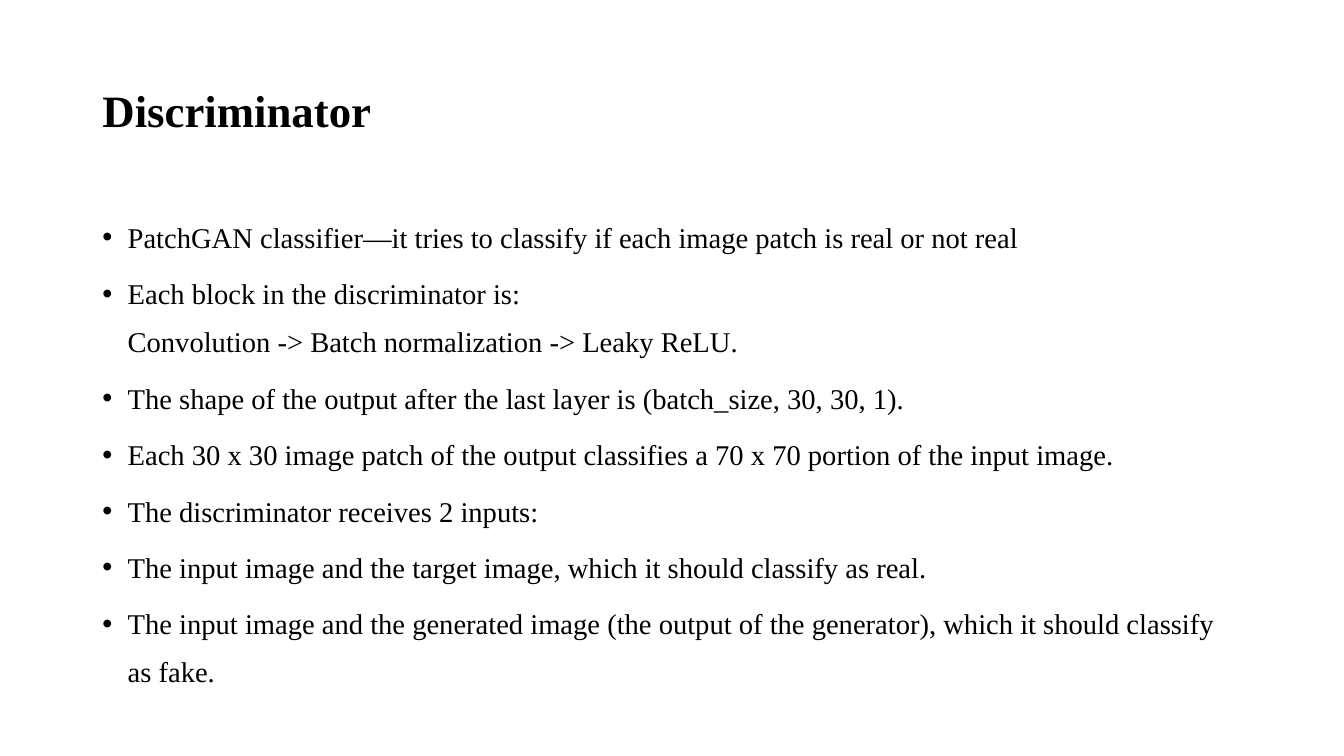
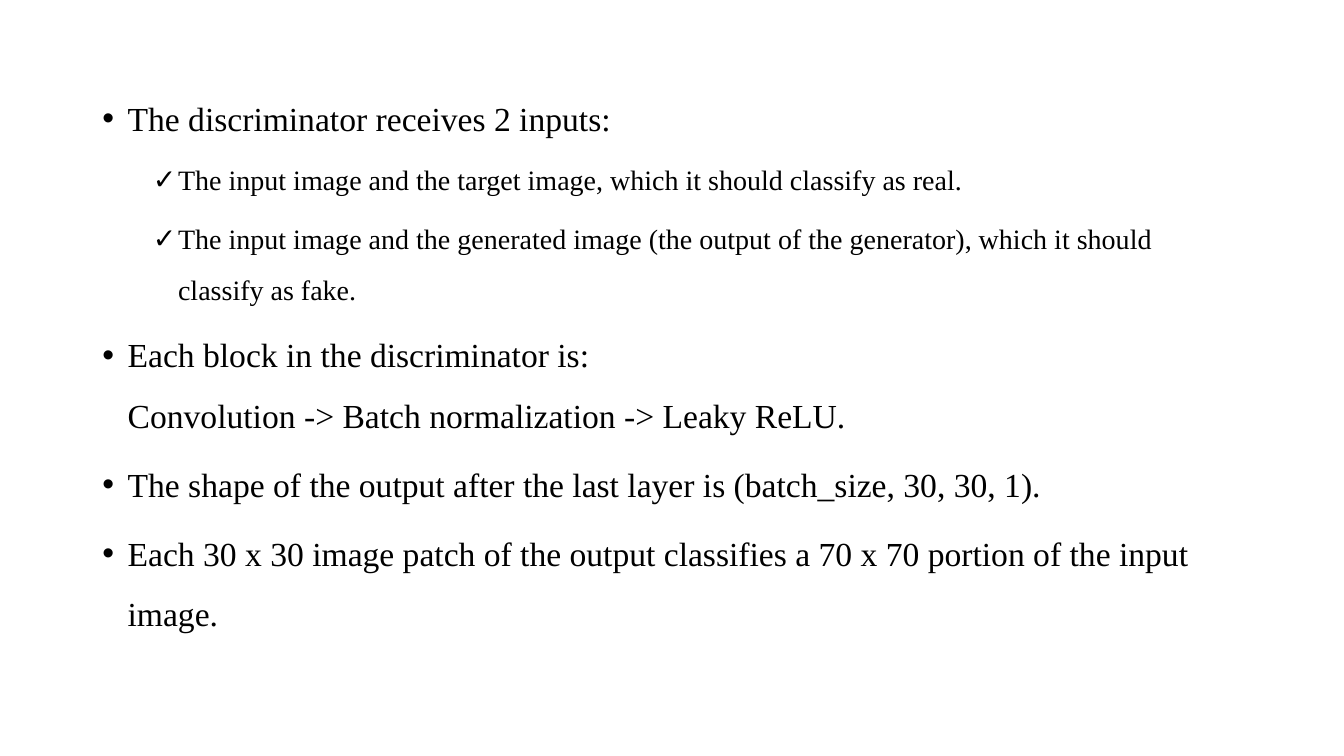
Before and after one commit to sujanW0W/MajorProject, a slide deck: slide 20 of Image Inpainting/Image inpainting.pptx (slide 19 before the commit). Drawn at 1344x756 pixels with LibreOffice and Linux fonts; fonts in the diff are those of the drawing. Boxes give left, top, right and bottom in pixels: in the first picture for what was removed or moved away, otherwise in the second. Text is boxed around its words. In the diff, an @@ line names an element or a change of style, - is before the commit and + after.

Commit message:
Final presentation

```diff
--- a/Image Inpainting/Image inpainting.pptx
+++ b/Image Inpainting/Image inpainting.pptx
@@ text "The discriminator receives 2 inputs:": place and size @@
-text "The discriminator receives 2 inputs:" at box(128, 228, 1213, 683)
+text "The discriminator receives 2 inputs:" at box(128, 107, 1188, 633)
@@ title removed at box(102, 96, 371, 128) @@
-Discriminator
@@ text at box(128, 107, 1152, 305): text changed; size 20.4 to 20 pt @@
-• PatchGAN classifier—it tries to classify if each image patch is real or not real
+• The discriminator receives 2 inputs:
+  ✓ The input image and the target image, which it should classify as real.
+  ✓ The input image and the generated image (the output of the generator), which it should classify as fake.
@@ text at box(128, 343, 1188, 633): size 20.4 to 24 pt in "Each block in the discriminator is: Convolution ...", "The shape of the output after the ...", "Each 30 x 30 image patch of ..."; line spacing 1.4 to 1.5 @@
@@ text at box(128, 502, 1213, 683): paragraphs removed @@
-• The discriminator receives 2 inputs:
-• The input image and the target image, which it should classify as real.
-• The input image and the generated image (the output of the generator), which it should classify as fake.
```
Also in this commit, not shown: 3 other slides changed, 5 slides added, 3 slides removed, 1 other file.
